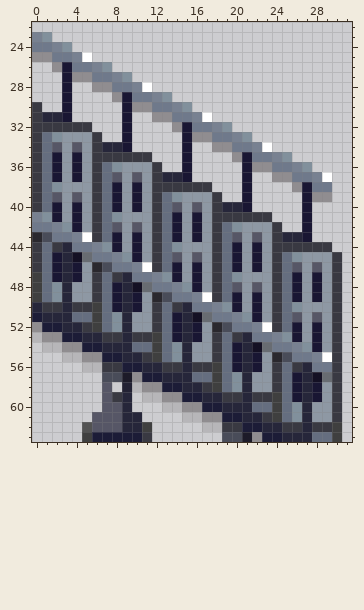
File history of a pixel-art sprite, Resources/Textures/Mining/Structures/Stairs.rsi/stair_up.png. Above is the file before it was changed.
The file is 32x64 pixels. Colours within 5 levels of each other are drawn and written as one. Shown: x 0..31, y 22..63.
Now the later version:
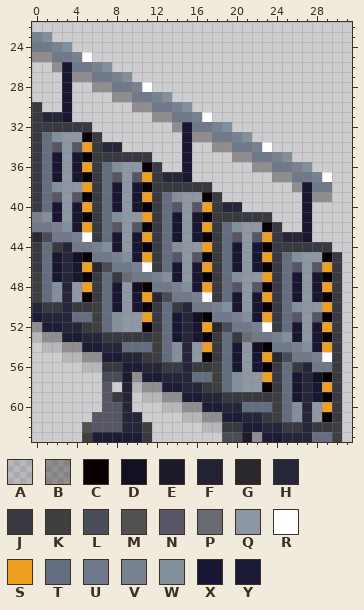
Palette (. is transparent): A #0800001c  B #0800004f  C #080000  D #141024  E #1d1b29  F #232234  G #2a282e  H #26263a  J #393942  K #3f3f3f  L #494c59  M #525252  N #565666  P #686c72  Q #8e98a4  R #ffffff  S #f0a020  T #656e80  U #6f798b  V #788191  W #81909c  X #191633  Y #1c1c37
Log entry: ugh wrong sprite for up stair
Changes in this commit:
Changed rows in their new state; - is an unchanged pixel.
first column x 5:
29 ----B--------------------
30 ----.--------------------
31 ----.--------------------
32 ----.--------------------
33 C---.--------------------
34 S---.--------------------
35 C---------------B--------
36 S-----C---------.--------
37 C-----S---------.--------
38 S-----C---------.--------
39 C-----S-----C---.--------
40 S-----C-----S---.--------
41 C-----S-----C------------
42 S-----C-----S-----C------
43 ------S-----C-----S------
44 ------C-----S-----C------
45 C-----S-----C-----S-----C
46 S-----------S-----C-----S
47 C---P-------C-----S-----C
48 S---Q-C-----S-----C-----S
49 C---Q-S-----------S-----C
50 ----Q-C-----------C-----S
51 ----Q-S-----C-----S-----C
52 ----Q-C-----S-----------S
53 ----J-------C---P-------C
54 ----T-------S---Q-C-----S
55 ------------C---Q-S------
56 ----------------Q-C------
57 ----------------Q-S-----C
58 ----------------Q-C-----S
59 ----------------J-------C
60 ----------------T-------S
61 ------------------------C
Pixel boxes of the changes (left, top, right, bottom) in both pictures:
changed: (122, 92, 152, 352)
changed: (82, 132, 92, 302)
changed: (242, 152, 272, 412)
changed: (202, 192, 212, 362)
changed: (322, 252, 332, 422)
